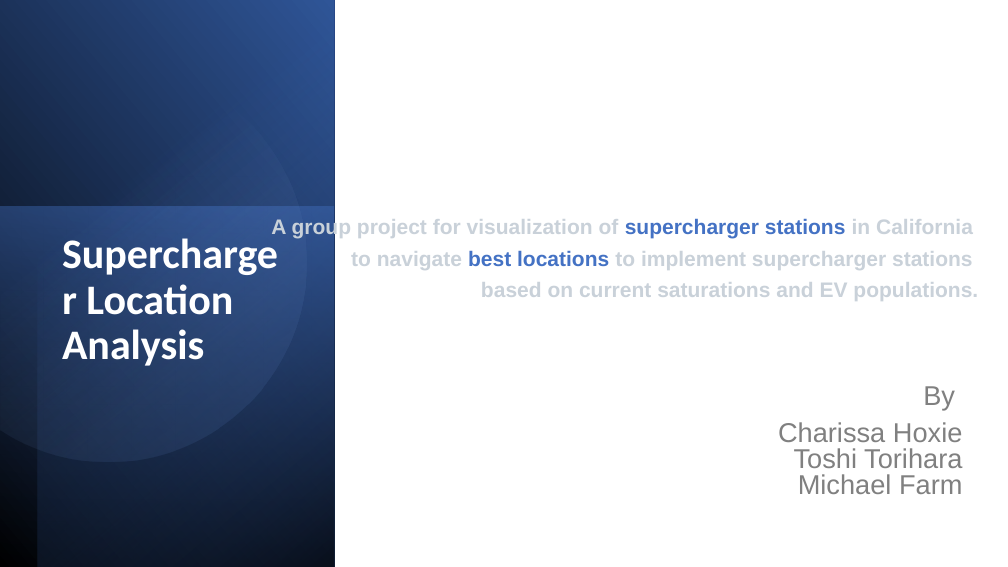
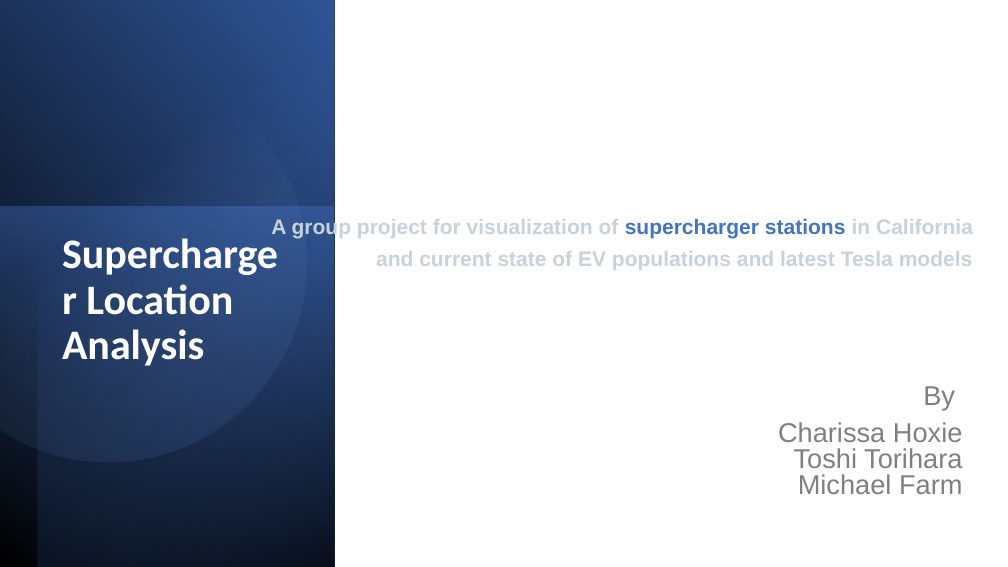
Before and after one commit to sissa81/legendary-system, a slide deck: slide 1 of Presentation/legendary-system.pptx. Drawn at 1008x567 pixels with LibreOffice and Linux fonts; fonts in the diff are those of the drawing. Boxes give left, top, right and bottom in pixels: in the first picture for what was removed or moved away, otherwise in the second. Text is boxed around its words. In the diff, an @@ line names an element or a change of style, - is before the commit and + after.

Commit message:
Update Title Page

```diff
--- a/Presentation/legendary-system.pptx
+++ b/Presentation/legendary-system.pptx
@@ text at box(376, 251, 973, 270): text changed @@
-to navigate best locations to implement supercharger stations
-based on current saturations and EV populations.
+and current state of EV populations and latest Tesla models
```
